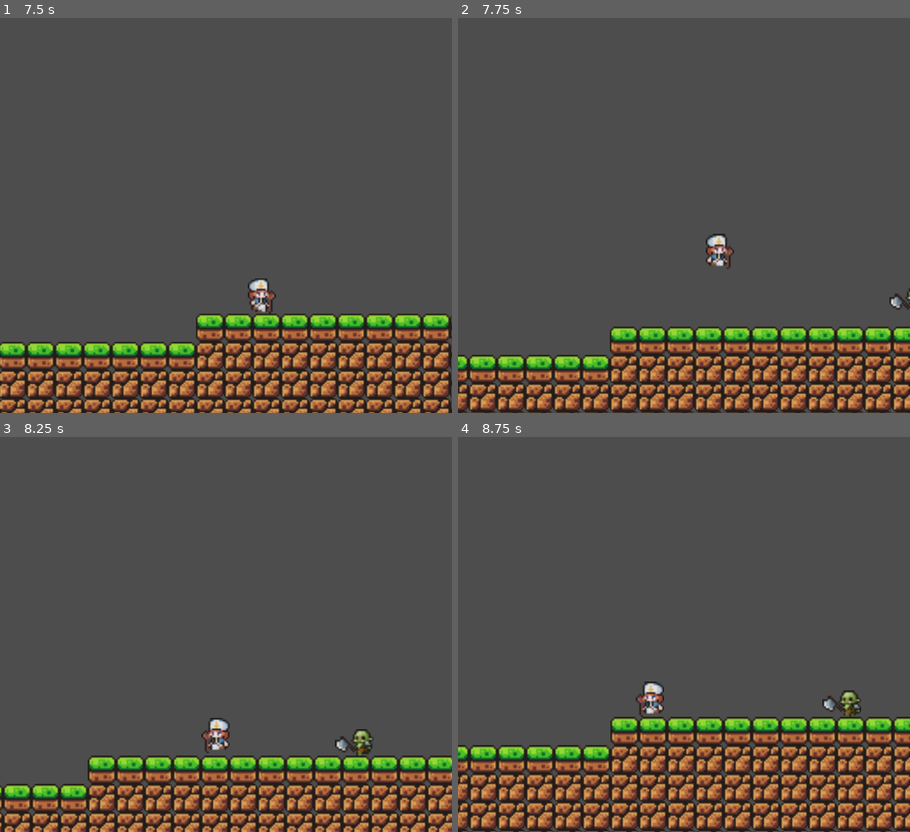
Above: before the commit, frames 1-4 (two rows, left to right).
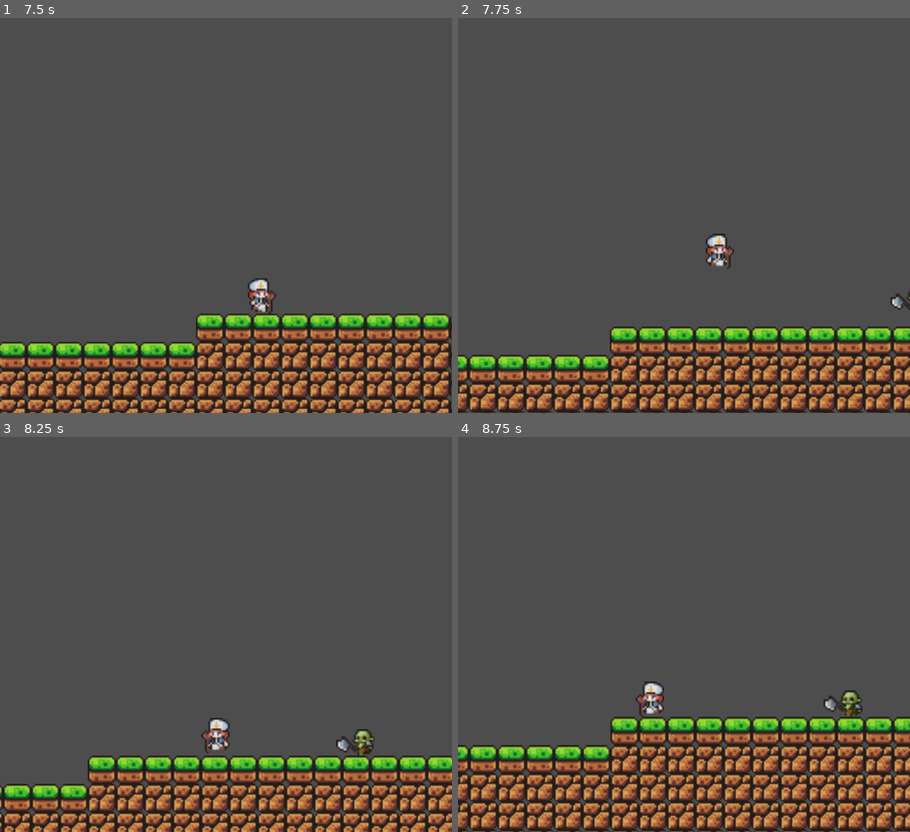
Above: after the commit, the same moments.

Repository: sirbrillig/bell-of-peace
Game: Godot game, scene res://world.tscn
The game is run twice, just before and just after one commit, with the same random seed, the same clock (stepped at 60 frames per second) and the same inputs.
Inputs:
- Up to frame 1 (7.5 s): hold Right (ui_right) 0.53-2.03 s; tap Up (ui_up) at 0.77, 1.52, 3.02, 3.77, 4.52, 6.02, 6.77 s; hold Left (ui_left) 2.03-4.28 s; hold Right (ui_right) from 4.28 s (still down)
- Up to frame 2 (7.75 s): keep holding Right (ui_right); tap Up (ui_up) at 7.52 s
- Up to frame 3 (8.25 s): release Right (ui_right) at 8.03 s; hold Left (ui_left) from 8.03 s (still down)
- Up to frame 4 (8.75 s): keep holding Left (ui_left)

Frame 1 is identical in both runs. In frame 2, less than 0.1% of the frame differs, in the area x 95-100%, y 68-74%; in frame 3, 0.2%; in frame 4, 0.2%, in the area x 80-90%, y 64-71%.

Commit message:
Move ChasePlayer to FSM

Diff:
--- /dev/null
+++ b/chase_player.gd
@@ -0,0 +1,22 @@
+extends State
+class_name ChasePlayer
+
+@export var speed: float
+@export var attack_range: float
+@export var aware_distance: float
+@export var enemy: CharacterBody2D
+
+var player_position: Vector2
+@onready var player: CharacterBody2D = get_tree().get_first_node_in_group("Player")
+
+func physics_update(_delta: float) -> void:
+	player_position = player.position
+	var distance_to_player = enemy.position.distance_to(player_position)
+	if distance_to_player > attack_range and distance_to_player < aware_distance:
+		move_toward_player()
+	else:
+		enemy.velocity.x = 0
+
+
+func move_toward_player() -> void:
+	enemy.velocity.x = (enemy.position.direction_to(player_position) * speed).x
--- a/gravity_component.gd
+++ b/gravity_component.gd
@@ -16,7 +16,7 @@
 
 
 # Called every frame. 'delta' is the elapsed time since the previous frame.
-func _process(delta: float) -> void:
+func _process(_delta: float) -> void:
 	pass
 
 func _physics_process(delta: float) -> void:
--- a/mob.gd
+++ b/mob.gd
@@ -1,10 +1,4 @@
 extends CharacterBody2D
-
-@export var speed: float
-@export var attack_range: float
-@export var aware_distance: float
-var player_position: Vector2
-@onready var player: CharacterBody2D = get_node("../Player")
 
 # Called when the node enters the scene tree for the first time.
 func _ready() -> void:
@@ -20,16 +14,6 @@
 		$AnimatedSprite2D.animation = "idle"
 
 func _physics_process(delta: float) -> void:
-	player_position = player.position
-	var distance_to_player = position.distance_to(player_position)
-	if distance_to_player > attack_range and distance_to_player < aware_distance:
-		move_toward_player()
-	else:
-		velocity.x = 0
 	if is_on_wall():
 		$GravityComponent.jump()
-
 	move_and_slide()
-
-func move_toward_player() -> void:
-	velocity.x = (position.direction_to(player_position) * speed).x
--- a/mob.tscn
+++ b/mob.tscn
@@ -15,6 +15,8 @@
 [ext_resource type="Script" path="res://facing_component.gd" id="17_7g6os"]
 [ext_resource type="Texture2D" uid="uid://b4pirg8t3ptu3" path="res://Orc-Walk/Orc-Walk-4.png" id="17_xj6xv"]
 [ext_resource type="Texture2D" uid="uid://dswsc4ngtxuda" path="res://Orc-Walk/Orc-Walk-5.png" id="18_2h6p1"]
+[ext_resource type="Script" path="res://state_machine.gd" id="18_t672t"]
+[ext_resource type="Script" path="res://chase_player.gd" id="19_6ca58"]
 [ext_resource type="Texture2D" uid="uid://c5h6cqxb22ppm" path="res://Orc-Walk/Orc-Walk-6.png" id="19_a8l2o"]
 [ext_resource type="Texture2D" uid="uid://htgpi3emnbqb" path="res://Orc-Walk/Orc-Walk-7.png" id="20_70eux"]
 
@@ -78,9 +80,6 @@
 
 [node name="Mob" type="CharacterBody2D"]
 script = ExtResource("1_dteuc")
-speed = 40.0
-attack_range = 25.0
-aware_distance = 150.0
 metadata/_edit_group_ = true
 
 [node name="AnimatedSprite2D" type="AnimatedSprite2D" parent="."]
@@ -101,3 +100,14 @@
 
 [node name="FacingComponent" type="Node2D" parent="."]
 script = ExtResource("17_7g6os")
+
+[node name="StateMachine" type="Node" parent="." node_paths=PackedStringArray("initial_state")]
+script = ExtResource("18_t672t")
+initial_state = NodePath("ChasePlayer")
+
+[node name="ChasePlayer" type="Node" parent="StateMachine" node_paths=PackedStringArray("enemy")]
+script = ExtResource("19_6ca58")
+speed = 40.0
+attack_range = 25.0
+aware_distance = 150.0
+enemy = NodePath("../..")
--- a/player.gd
+++ b/player.gd
@@ -14,7 +14,7 @@
 	else:
 		$AnimatedSprite2D.animation = "idle"
 
-func _physics_process(delta: float) -> void:
+func _physics_process(_delta: float) -> void:
 	var direction_h = Input.get_axis("ui_left", "ui_right")
 	velocity.x = speed * direction_h
 
--- a/player.tscn
+++ b/player.tscn
@@ -76,7 +76,7 @@
 [sub_resource type="RectangleShape2D" id="RectangleShape2D_xu03d"]
 size = Vector2(12, 19)
 
-[node name="Player" type="CharacterBody2D"]
+[node name="Player" type="CharacterBody2D" groups=["Player"]]
 script = ExtResource("1_j24fr")
 speed = 100.0
 metadata/_edit_group_ = true
@@ -100,5 +100,5 @@
 jump_time_to_peak = 0.4
 jump_time_to_descent = 0.3
 
-[node name="FacingComponent" type="Node2D" parent="."]
+[node name="FacingComponent" type="Node2D" parent="." groups=["Player"]]
 script = ExtResource("17_dsygk")
--- a/project.godot
+++ b/project.godot
@@ -23,6 +23,10 @@
 window/size/window_height_override=768
 window/stretch/mode="canvas_items"
 
+[global_group]
+
+Player=""
+
 [rendering]
 
 renderer/rendering_method="gl_compatibility"
--- /dev/null
+++ b/state.gd
@@ -0,0 +1,14 @@
+extends Node
+class_name State
+
+signal state_changed
+
+func enter() -> void:
+	pass # Replace with function body.
+
+
+func update(_delta: float) -> void:
+	pass
+
+func physics_update(_delta: float) -> void:
+	pass
--- /dev/null
+++ b/state_machine.gd
@@ -0,0 +1,36 @@
+extends Node
+
+@export var initial_state: State
+var current_state: State
+var states: Dictionary = {}
+
+# Called when the node enters the scene tree for the first time.
+func _ready() -> void:
+	for child in get_children():
+		if child is State:
+			states[child.name.to_lower()] = child
+			child.state_changed.connect(on_child_state_changed)
+	if initial_state:
+		initial_state.enter()
+		current_state = initial_state
+
+
+# Called every frame. 'delta' is the elapsed time since the previous frame.
+func _process(delta: float) -> void:
+	if current_state:
+		current_state.update(delta)
+
+func _physics_process(delta: float) -> void:
+	if current_state:
+		current_state.physics_update(delta)
+
+func on_child_state_changed(prev_state: State, new_state_name: String) -> void:
+	if prev_state != current_state:
+		return
+	var new_state = states.get(new_state_name.to_lower())
+	if ! new_state:
+		return
+	if current_state:
+		current_state.exit()
+	current_state.enter()
+	current_state = new_state
Not shown: 1 places in mob.tscn that only renumber resources
